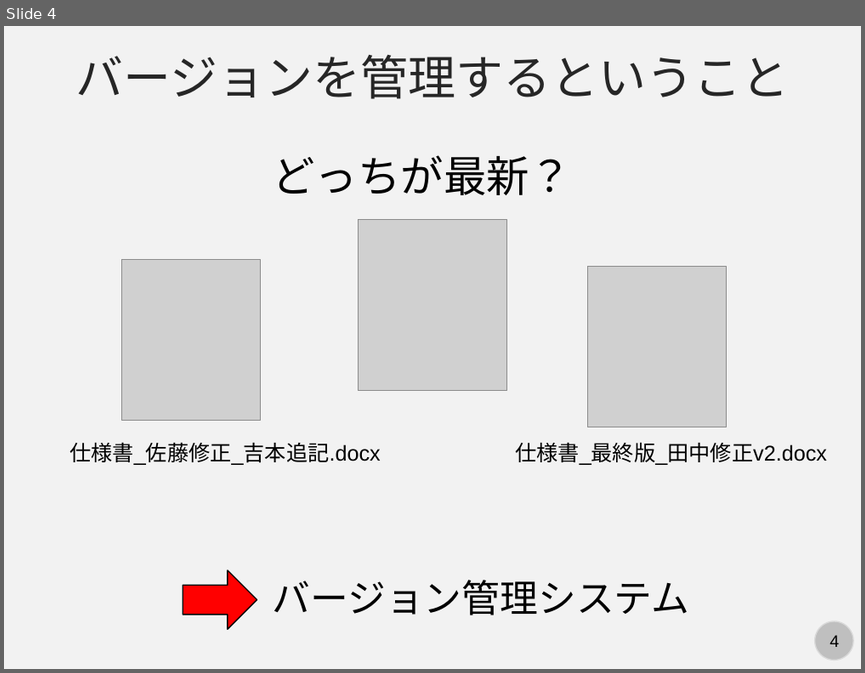
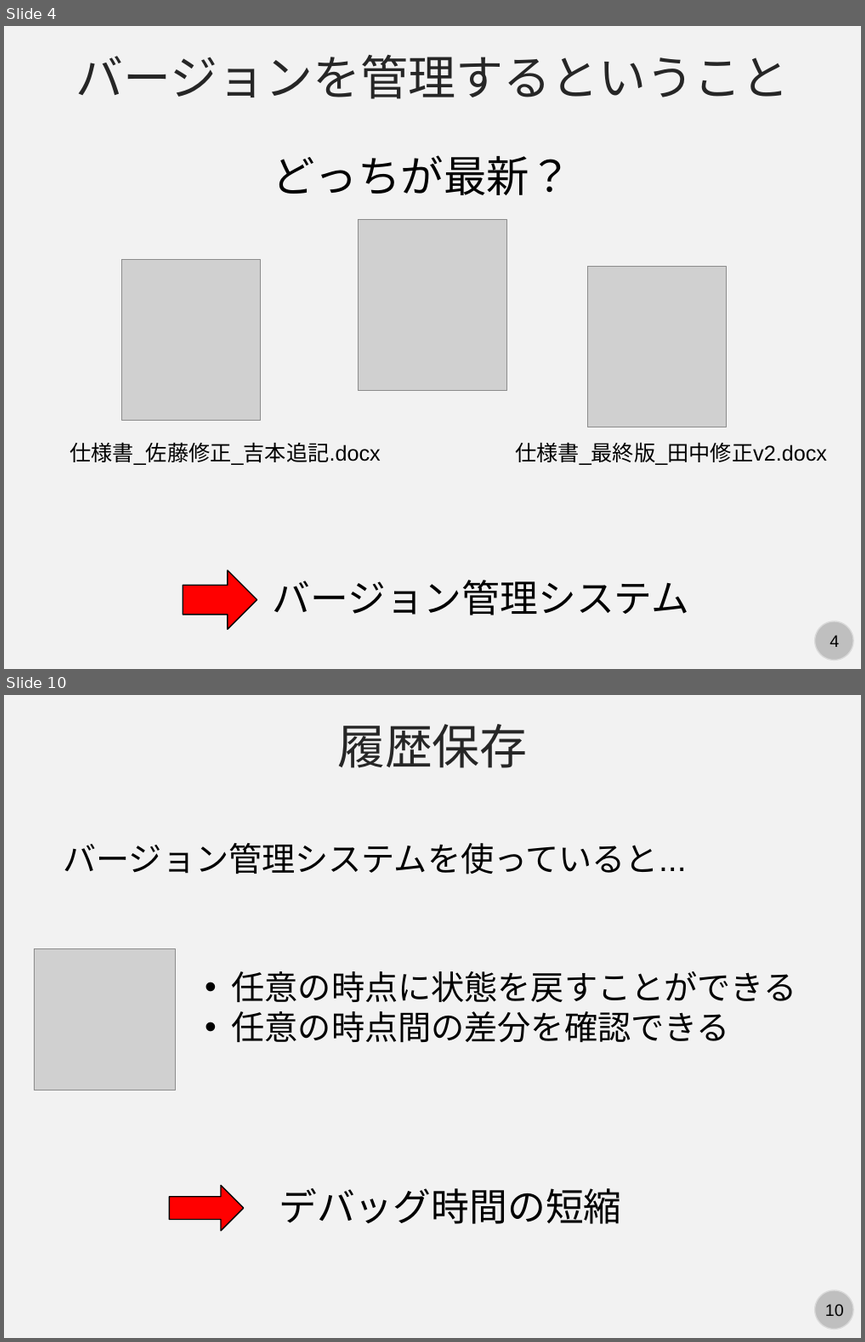
Before and after one commit to kaityo256/github, a slide deck: vcs/fig/slide.pptx. Shown one above the other, each under a label of ours: slide 4 before the commit, slides 4 and 10 after it; the slides between them are not shown. The pictures are 865x673 and 865x1342 pixels, drawn with LibreOffice and Linux fonts; fonts in the diff are those of the drawing; grey boxes stand for pictures. Boxes give left, top, right and bottom in pixels: in the first picture for what was removed or moved away, otherwise in the second. Text is boxed around its words. In the diff, an @@ line names an element or a change of style, - is before the commit and + after.

```diff
--- a/vcs/fig/slide.pptx
+++ b/vcs/fig/slide.pptx
@@ slide 10 added at (4,695,861,1338), background #F2F2F2; not listed: 2 template elements that a slide beside it also shows @@
@@ text added at (337,724,528,768), 40 pt, text #262626 @@
+履歴保存
@@ text added at (63,843,686,874), 28 pt, text #000000 @@
+バージョン管理システムを使っていると...
@@ picture added at (34,948,176,1090) @@
@@ text added at (232,971,797,1043), 28 pt, text #000000 @@
+• 任意の時点に状態を戻すことができる
+• 任意の時点間の差分を確認できる
@@ right arrow added at (170,1185,244,1231), fill #FF0000, outline #000000 1 pt @@
@@ text added at (279,1188,621,1224), 32 pt, text #000000 @@
+デバッグ時間の短縮
```
Also in this commit, not shown: 1 slide changed, 8 other slides added, 1 slide removed.
